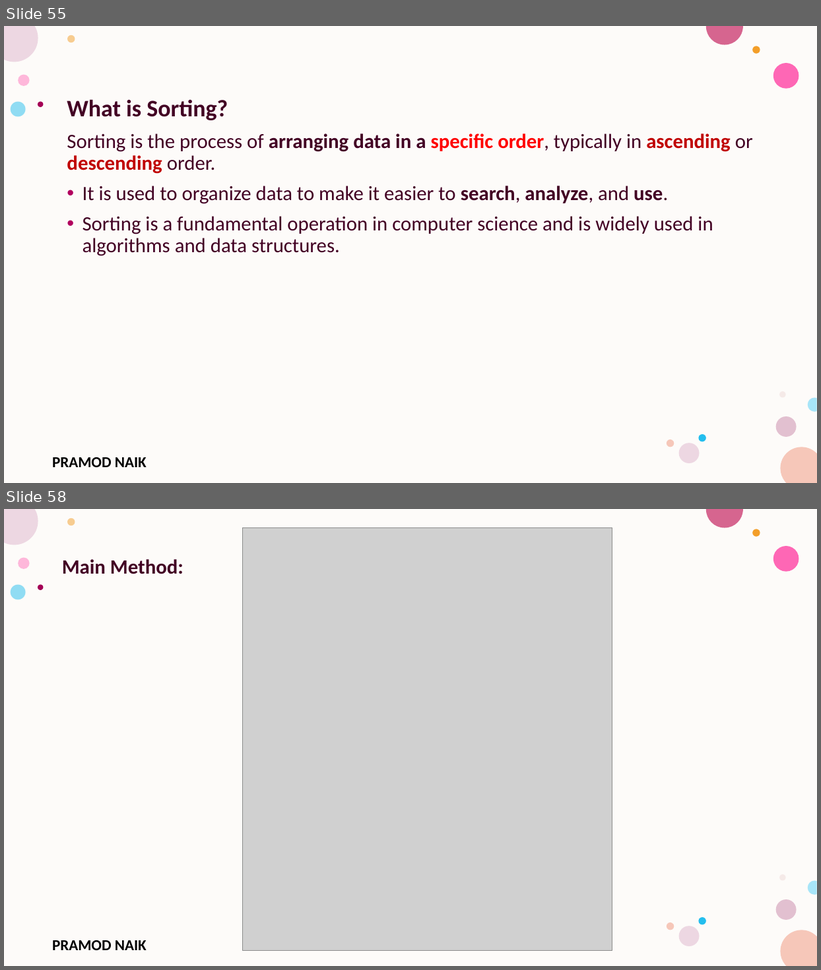
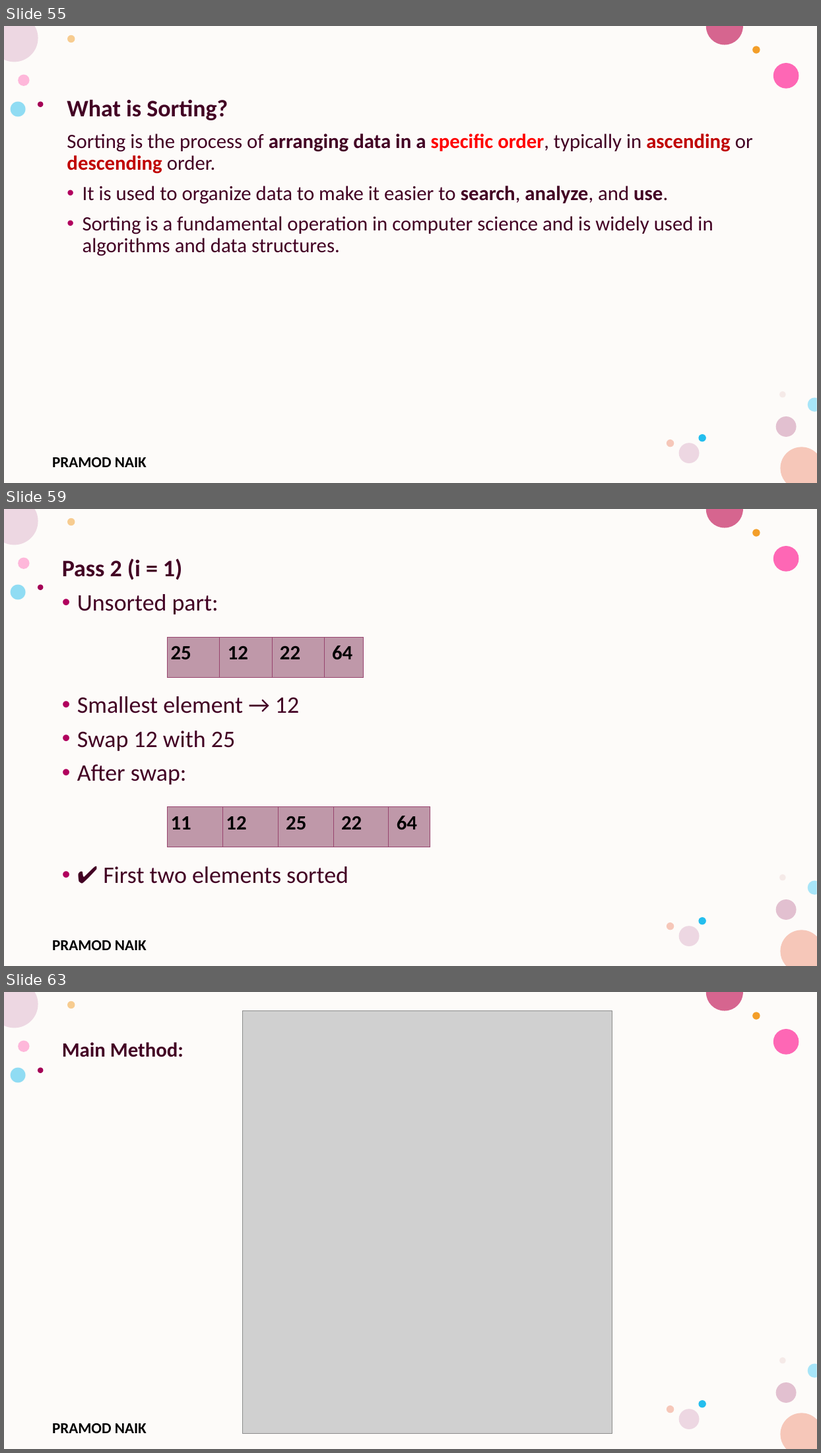
Before and after one commit to PRAMODNAIK-DEV/MCA-1st-Sem-Shridevi-College-Nov-2025, a slide deck: Theory Class-Notes/Unit-2 Arrays and Strings.pptx. Shown one above the other, each under a label of ours: slides 55 and 58 before the commit, slides 55, 59 and 63 after it; the slides between them are not shown. The pictures are 821x970 and 821x1453 pixels, drawn with LibreOffice and Linux fonts; fonts in the diff are those of the drawing; grey boxes stand for pictures; background and template pictures are left out. Boxes give left, top, right and bottom in pixels: in the first picture for what was removed or moved away, otherwise in the second. Text is boxed around its words. In the diff, an @@ line names an element or a change of style, - is before the commit and + after.

```diff
--- a/Theory Class-Notes/Unit-2 Arrays and Strings.pptx
+++ b/Theory Class-Notes/Unit-2 Arrays and Strings.pptx
@@ slide 59 added at bbox=[4, 509, 817, 966], background #FFFFFF; not listed: 17 template elements that a slide beside it also shows @@
@@ text added at bbox=[62, 559, 349, 884], 28 pt, text #420023 @@
+Pass 2 (i = 1)
+• Unsorted part:
+• Smallest element → 12
+• Swap 12 with 25
+• After swap:
+• ✔ First two elements sorted
@@ table added at bbox=[168, 637, 364, 677], 1 rows, 4 columns @@
+25 | 12 | 22 | 64
@@ table added at bbox=[168, 807, 431, 848], 1 rows, 5 columns @@
+11 | 12 | 25 | 22 | 64
@@ what was slide 58 is now slide 63 @@
```
Also in this commit, not shown: 1 slide changed, 11 other slides added, 1 slide removed, 1 other file.
